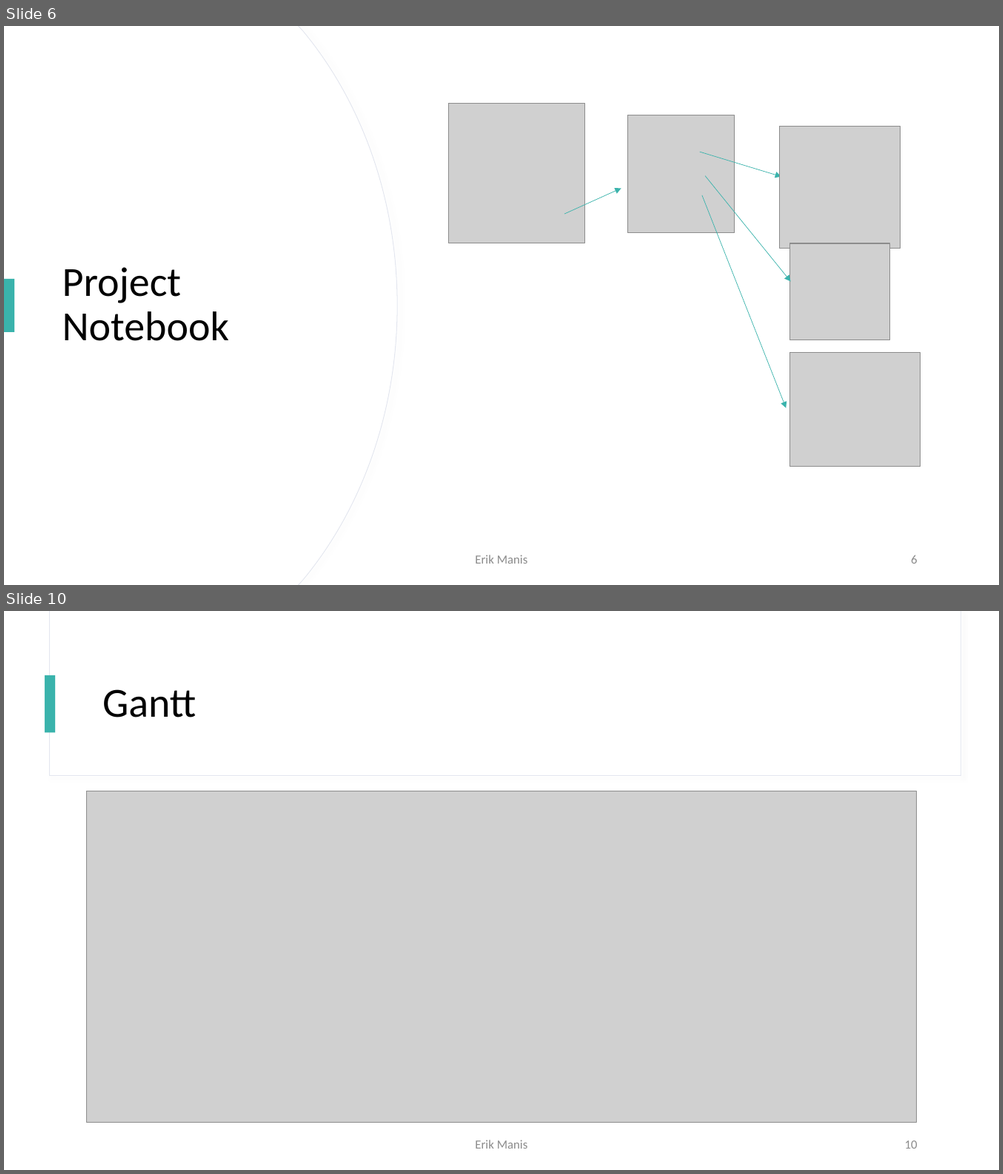
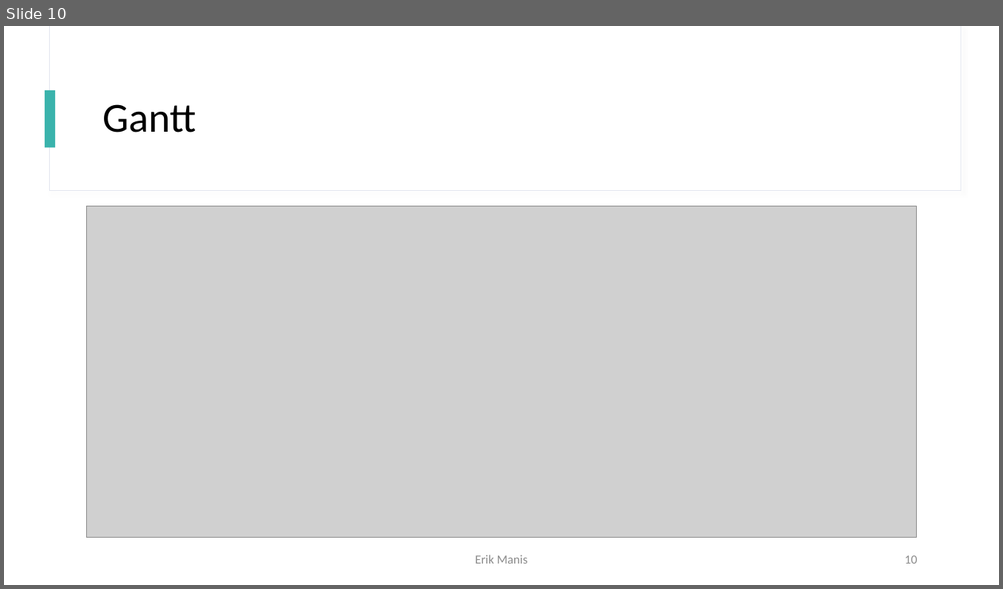
Before and after one commit to dirkt68/pl1-robotics, a slide deck: Presentations/Presentation Jan 26.pptx. Shown one above the other, each under a label of ours: slides 6 and 10 before the commit, slide 10 after it; the slides between them are not shown. The pictures are 1003x1174 and 1003x589 pixels, drawn with LibreOffice and Linux fonts; fonts in the diff are those of the drawing; grey boxes stand for pictures. Boxes give left, top, right and bottom in pixels: in the first picture for what was removed or moved away, otherwise in the second. Text is boxed around its words. In the diff, an @@ line names an element or a change of style, - is before the commit and + after.

```diff
--- a/Presentations/Presentation Jan 26.pptx
+++ b/Presentations/Presentation Jan 26.pptx
@@ slide 6 removed at [4,26,999,585], background #FFFFFF; not listed: 2 template elements that a slide beside it also shows @@
@@ rectangle removed at [4,26,999,585] @@
@@ freeform shape removed at [4,26,397,585] @@
@@ freeform shape removed at [4,26,396,585] @@
@@ picture removed at [449,104,584,243] @@
@@ picture removed at [627,116,734,233] @@
@@ picture removed at [780,127,900,249] @@
@@ arrow removed from (700, 152) to (782, 177) @@
@@ arrow removed from (706, 176) to (791, 282) @@
@@ arrow removed from (564, 214) to (621, 189) @@
@@ arrow removed from (702, 195) to (786, 408) @@
@@ picture removed at [790,244,890,340] @@
@@ title removed at [62,267,229,341] @@
-Project Notebook
@@ rectangle removed at [4,279,14,332] @@
@@ picture removed at [790,353,920,467] @@
@@ text removed at [475,555,528,564] @@
-Erik Manis
@@ page number removed at [910,556,916,564] @@
-6
```
Also in this commit, not shown: 6 slides changed, 8 slides added, 4 other slides removed.
